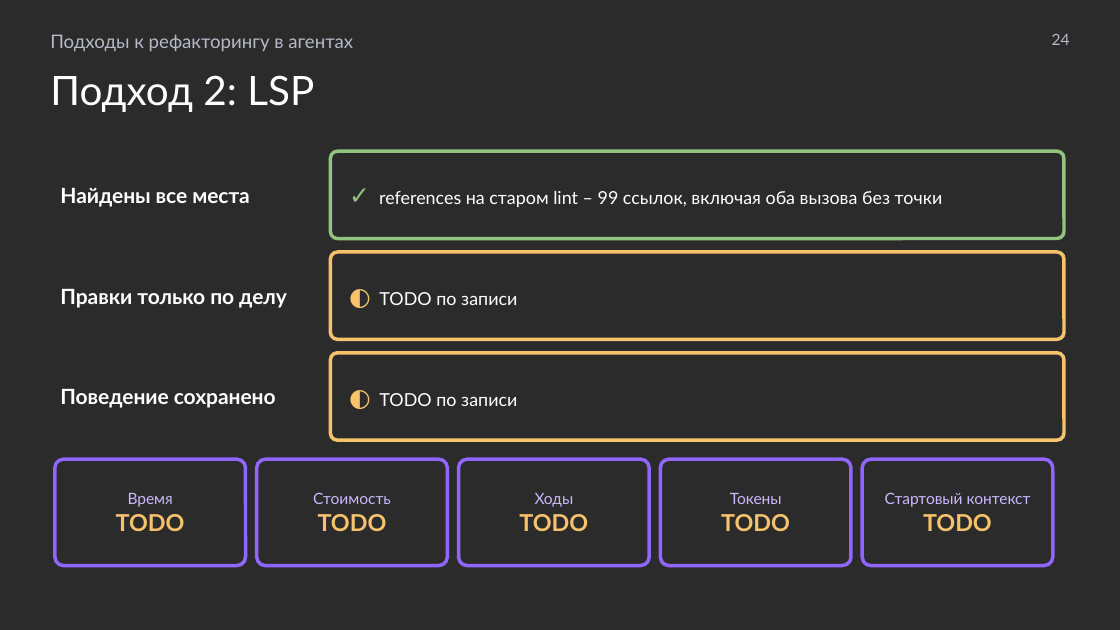
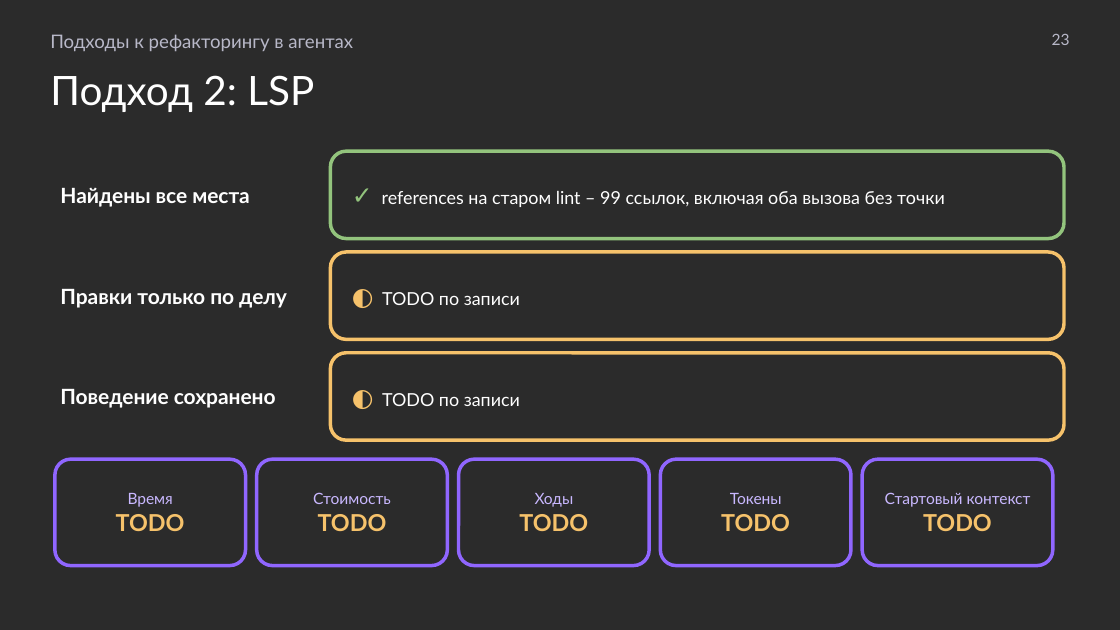
Before and after one commit to MchKosticyn/ide-refactoring-in-ai-agents, a slide deck: slide 23 of Доклад_ Рефакторинг в ИИ-агентах.pptx (slide 24 before the commit). Drawn at 1120x630 pixels with LibreOffice and Linux fonts; fonts in the diff are those of the drawing; background and template pictures are left out; a plain dark background stands for a picture behind light text. Boxes give left, top, right and bottom in pixels: in the first picture for what was removed or moved away, otherwise in the second. Text is boxed around its words. In the diff, an @@ line names an element or a change of style, - is before the commit and + after.

Commit message:
Uniform corner radius for cards and pictures; bias slides: full-width screenshots, captions trimmed; Veai slide moved before engine demo; LSP/engine pros-cons as lists; wording fixes; MCP IDEA facts

```diff
--- a/Доклад_ Рефакторинг в ИИ-агентах.pptx
+++ b/Доклад_ Рефакторинг в ИИ-агентах.pptx
@@ text at bbox=[1052, 34, 1070, 45]: text changed @@
-24
+23
@@ proportions changed in 8 elements at bbox=[330, 151, 1064, 239], bbox=[330, 252, 1064, 339], bbox=[330, 353, 1064, 440], bbox=[55, 459, 245, 566], bbox=[256, 459, 447, 566], bbox=[458, 459, 648, 566], bbox=[661, 459, 851, 566], bbox=[862, 459, 1053, 566] @@
```
Also in this commit, not shown: 32 other slides changed, 6 other files.
